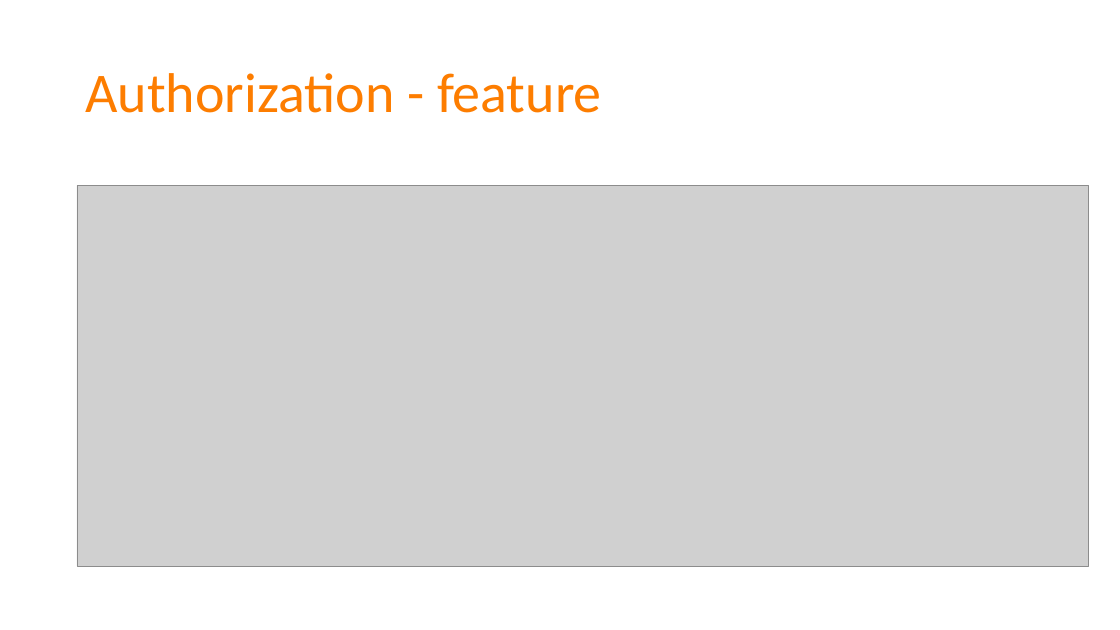
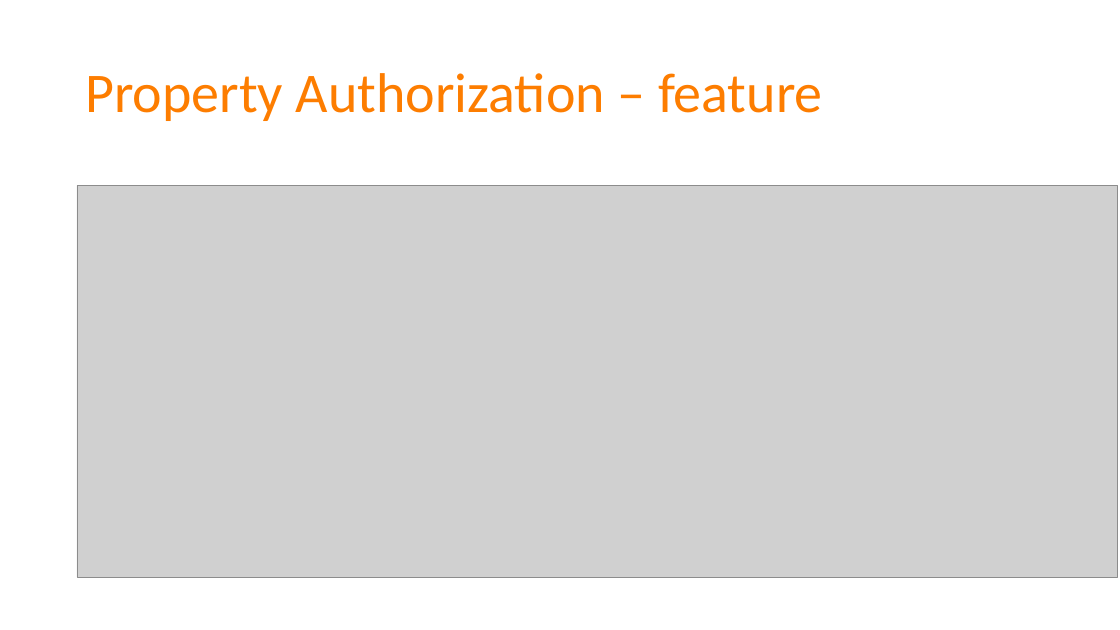
Before and after one commit to spetryjohnson/Talk---Dont-Write-Secure-Code-Design-Secure-Systems, a slide deck: slide 36 of Secure Systems - CodeMash 2017.pptx (slide 33 before the commit). Drawn at 1120x630 pixels with LibreOffice and Linux fonts; fonts in the diff are those of the drawing; grey boxes stand for pictures. Boxes give left, top, right and bottom in pixels: in the first picture for what was removed or moved away, otherwise in the second. Text is boxed around its words. In the diff, an @@ line names an element or a change of style, - is before the commit and + after.

Commit message:
Added authorization to PPT and narrative

```diff
--- a/Secure Systems - CodeMash 2017.pptx
+++ b/Secure Systems - CodeMash 2017.pptx
@@ title at (x1=85, y1=73, x2=822, y2=121): text changed @@
-Authorization - feature
+Property Authorization – feature
@@ picture resized from (x1=77, y1=186, x2=1089, y2=566) to (x1=77, y1=186, x2=1118, y2=577) @@
```
Also in this commit, not shown: 8 other slides changed, 7 slides added, 1 other file.
